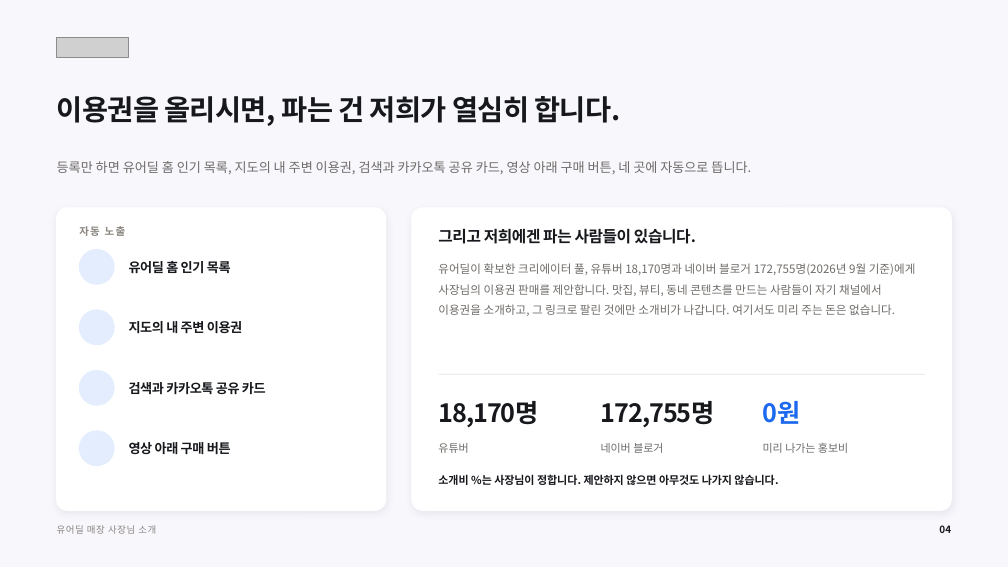
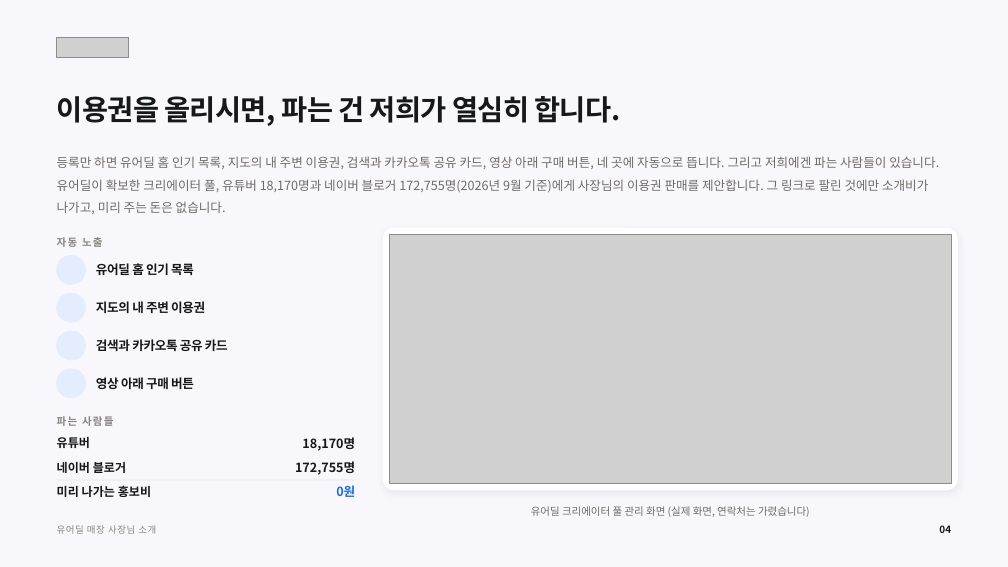
Before and after one commit to tobe2111/ur-live, a slide deck: slide 4 of docs/business/proposals/urdeal-store-owner-deck.pptx. Drawn at 1008x567 pixels with LibreOffice and Linux fonts; fonts in the diff are those of the drawing; grey boxes stand for pictures; background and template pictures are left out. Boxes give left, top, right and bottom in pixels: in the first picture for what was removed or moved away, otherwise in the second. Text is boxed around its words. In the diff, an @@ line names an element or a change of style, - is before the commit and + after.

```diff
--- a/docs/business/proposals/urdeal-store-owner-deck.pptx
+++ b/docs/business/proposals/urdeal-store-owner-deck.pptx
@@ text at box(57, 156, 939, 214): text changed; size 12.5 to 12 pt @@
-등록만 하면 유어딜 홈 인기 목록, 지도의 내 주변 이용권, 검색과 카카오톡 공유 카드, 영상 아래 구매 버튼, 네 곳에 자동으로 뜹니다.
+등록만 하면 유어딜 홈 인기 목록, 지도의 내 주변 이용권, 검색과 카카오톡 공유 카드, 영상 아래 구매 버튼, 네 곳에 자동으로 뜹니다. 그리고 저희에겐 파는 사람들이 있습니다. 유어딜이 확보한 크리에이터 풀, 유튜버 18,170명과 네이버 블로거 172,755명(2026년 9월 기준)에게 사장님의 이용권 판매를 제안합니다. 그 링크로 팔린 것에만 소개비가 나가고, 미리 주는 돈은 없습니다.
@@ rounded rectangle removed at box(57, 208, 386, 510) @@
@@ text "자동 노출": place and size @@
-text "자동 노출" at box(79, 226, 126, 236)
+text "자동 노출" at box(57, 237, 103, 247)
@@ rounded rectangle: place and size @@
-rounded rectangle at box(412, 208, 951, 510)
+rounded rectangle at box(383, 228, 957, 490)
@@ rounded rectangle at box(383, 228, 957, 490): proportions changed @@
@@ picture added at box(389, 234, 951, 484) @@
@@ text removed at box(438, 228, 696, 244) @@
-그리고 저희에겐 파는 사람들이 있습니다.
@@ ellipse: place and size @@
-ellipse at box(79, 250, 114, 284)
+ellipse at box(57, 256, 85, 284)
@@ text "유어딜 홈 인기 목록": place and size @@
-text "유어딜 홈 인기 목록" at box(129, 261, 231, 274)
+text "유어딜 홈 인기 목록" at box(96, 263, 194, 275)
@@ text removed at box(438, 263, 916, 316) @@
-유어딜이 확보한 크리에이터 풀, 유튜버 18,170명과 네이버 블로거 172,755명(2026년 9월 기준)에게 사장님의 이용권 판매를 제안합니다. 맛집, 뷰티, 동네 콘텐츠를 만드는 사람들이 자기 채널에서 이용권을 소개하고, 그 링크로 팔린 것에만 소개비가 나갑니다. 여기서도 미리 주는 돈은 없습니다.
@@ ellipse: place and size @@
-ellipse at box(79, 431, 114, 466)
+ellipse at box(57, 293, 85, 322)
@@ text "지도의 내 주변 이용권": place and size @@
-text "지도의 내 주변 이용권" at box(129, 321, 243, 334)
+text "지도의 내 주변 이용권" at box(96, 301, 205, 313)
@@ ellipse: place and size @@
-ellipse at box(79, 310, 114, 345)
+ellipse at box(57, 331, 85, 360)
@@ text "검색과 카카오톡 공유 카드": place and size @@
-text "검색과 카카오톡 공유 카드" at box(129, 382, 266, 394)
+text "검색과 카카오톡 공유 카드" at box(96, 339, 228, 351)
@@ ellipse: place and size @@
-ellipse at box(79, 371, 114, 405)
+ellipse at box(57, 369, 85, 398)
@@ size 12.5 to 12 pt in 4 elements at box(96, 263, 194, 275), box(96, 301, 205, 313), box(96, 339, 228, 351), box(96, 377, 194, 389) @@
@@ text "영상 아래 구매 버튼": place and size @@
-text "영상 아래 구매 버튼" at box(129, 442, 231, 455)
+text "영상 아래 구매 버튼" at box(96, 377, 194, 389)
@@ line removed from (439, 374) to (925, 374) @@
@@ text added at box(57, 416, 113, 426), 10 pt, text #8A8580, bold @@
+파는 사람들
@@ text "유튜버": place and size @@
-text "유튜버" at box(438, 443, 468, 453)
+text "유튜버" at box(57, 437, 90, 448)
@@ text "18,170명": place and size @@
-text "18,170명" at box(438, 401, 539, 428)
+text "18,170명" at box(302, 437, 355, 451)
@@ text "네이버 블로거": place and size @@
-text "네이버 블로거" at box(601, 443, 663, 453)
+text "네이버 블로거" at box(57, 462, 126, 473)
@@ text "172,755명": place and size @@
-text "172,755명" at box(601, 401, 715, 428)
+text "172,755명" at box(295, 461, 355, 475)
@@ text removed at box(438, 474, 778, 485) @@
-소개비 %는 사장님이 정합니다. 제안하지 않으면 아무것도 나가지 않습니다.
@@ size 10.5 to 11.5 pt, text colour #6E6B68 to #16181C, bold on in 3 elements at box(57, 437, 90, 448), box(57, 462, 126, 473), box(57, 485, 151, 497) @@
@@ text "미리 나가는 홍보비": place and size @@
-text "미리 나가는 홍보비" at box(763, 443, 848, 453)
+text "미리 나가는 홍보비" at box(57, 485, 151, 497)
@@ line added from (57, 480) to (355, 480), #E6E2DE 0.75 pt @@
@@ size 24 to 12 pt, letter spacing -1 to 0 pt; alignment left to right in 3 elements at box(302, 437, 355, 451), box(295, 461, 355, 475), box(336, 485, 355, 497) @@
@@ text "0원": place and size @@
-text "0원" at box(763, 401, 801, 424)
+text "0원" at box(336, 485, 355, 497)
@@ text added at box(531, 506, 810, 517), 10 pt, text #6E6B68 @@
+유어딜 크리에이터 풀 관리 화면 (실제 화면, 연락처는 가렸습니다)
```
Also in this commit, not shown: 7 other files.
